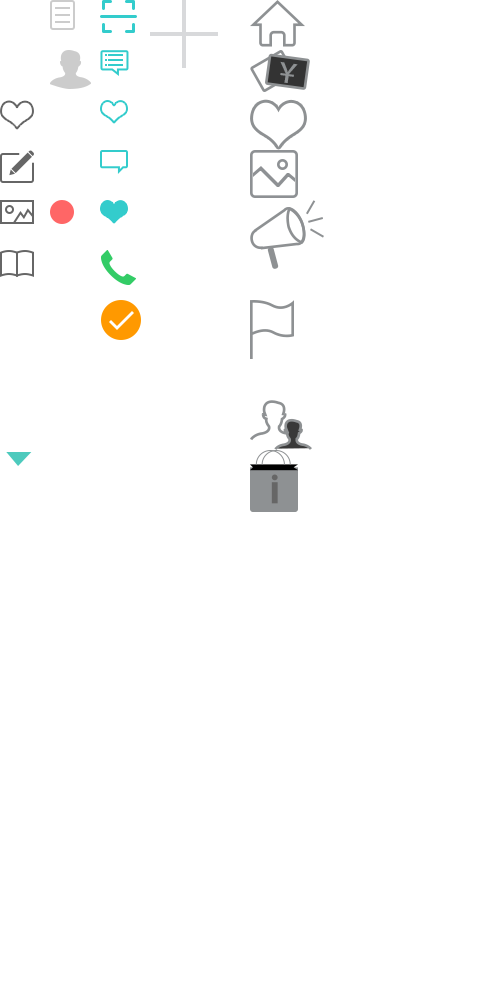
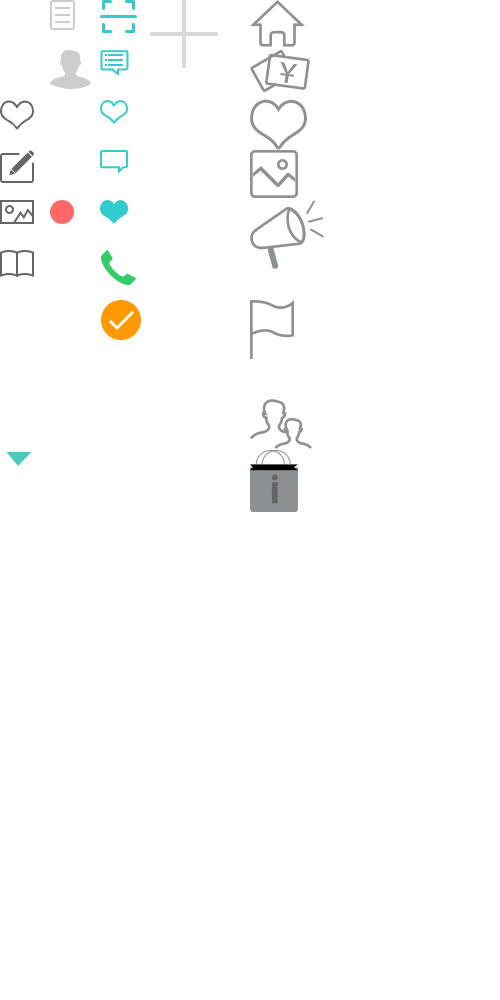
Layered file, before and after one edit (500x1000). Changes by layer:
painted on "旅行社区" (1st of 2, in "nav") over [250, 399, 312, 450]
painted on "景区门票" (1st of 2, in "nav") over [267, 56, 308, 88]
